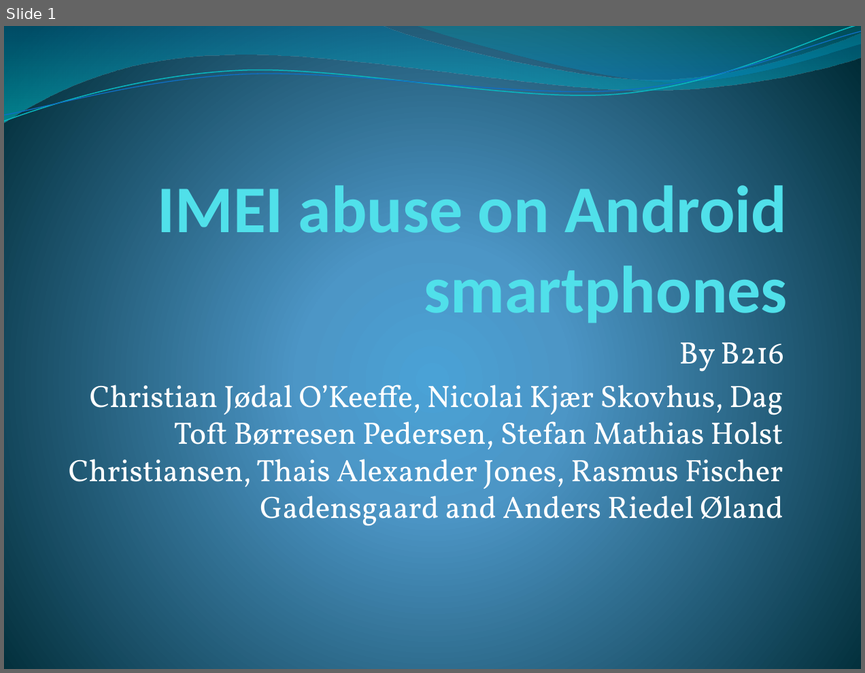
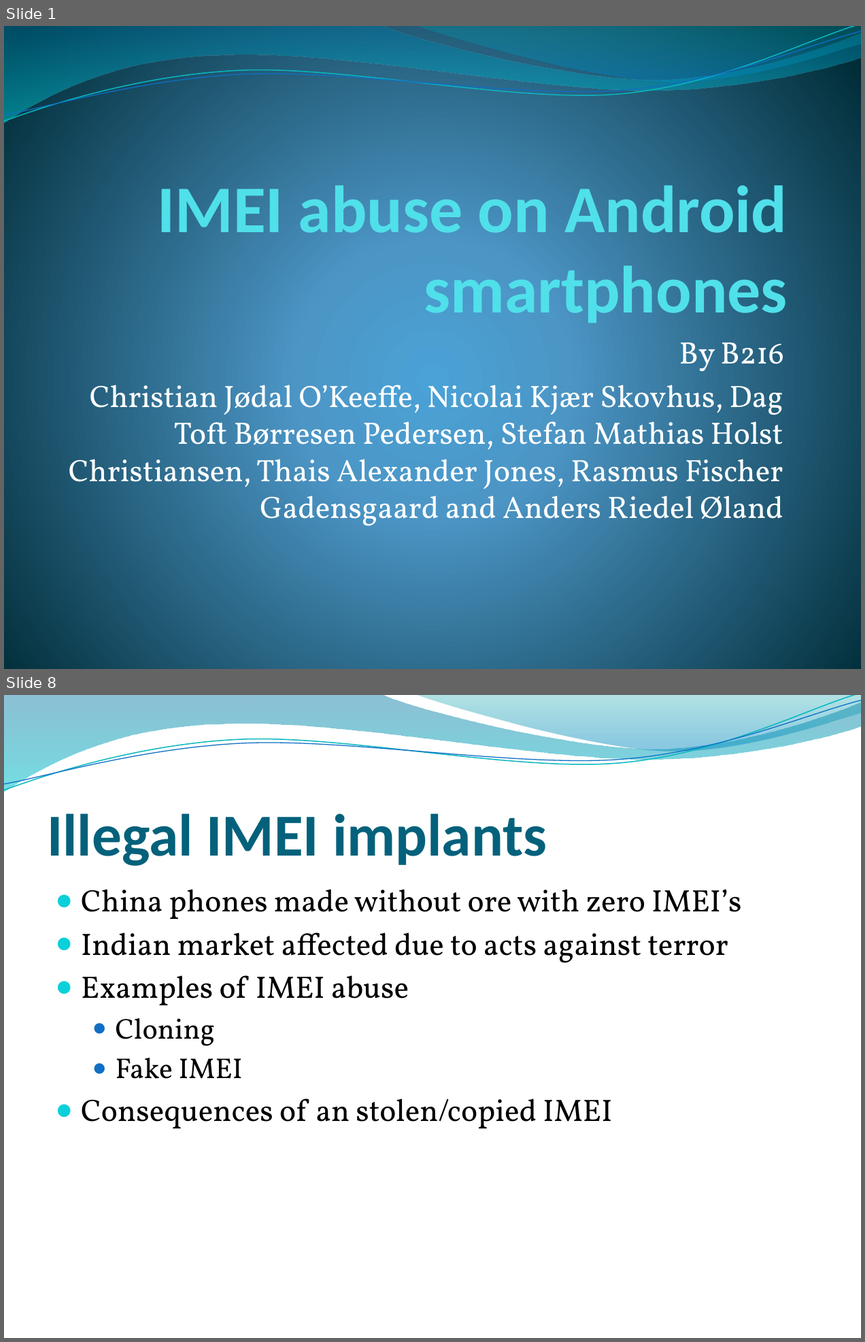
Before and after one commit to christianokeeffe/p0-uni, a slide deck: p0-uni/IMEI abuse on Android smartphones.pptx. Shown one above the other, each under a label of ours: slide 1 before the commit, slides 1 and 8 after it; the slides between them are not shown. The pictures are 865x673 and 865x1342 pixels, drawn with LibreOffice and Linux fonts; fonts in the diff are those of the drawing; background and template pictures are left out. Boxes give left, top, right and bottom in pixels: in the first picture for what was removed or moved away, otherwise in the second. Text is boxed around its words. In the diff, an @@ line names an element or a change of style, - is before the commit and + after.

```diff
--- a/p0-uni/IMEI abuse on Android smartphones.pptx
+++ b/p0-uni/IMEI abuse on Android smartphones.pptx
@@ slide 8 added at (4, 695, 861, 1338), background picture (left out); not listed: 4 template elements that a slide beside it also shows @@
@@ title added at (47, 813, 547, 866), 50 pt, text #04617B, bold @@
+Illegal IMEI implants
@@ text added at (81, 889, 741, 1128), 26 pt, text #000000 @@
+● China phones made without ore with zero IMEI’s
+● Indian market affected due to acts against terror
+● Examples of IMEI abuse
+  ● Cloning
+  ● Fake IMEI
+● Consequences of an stolen/copied IMEI
```
Also in this commit, not shown: 1 slide changed, 9 other slides added, 1 other file.
